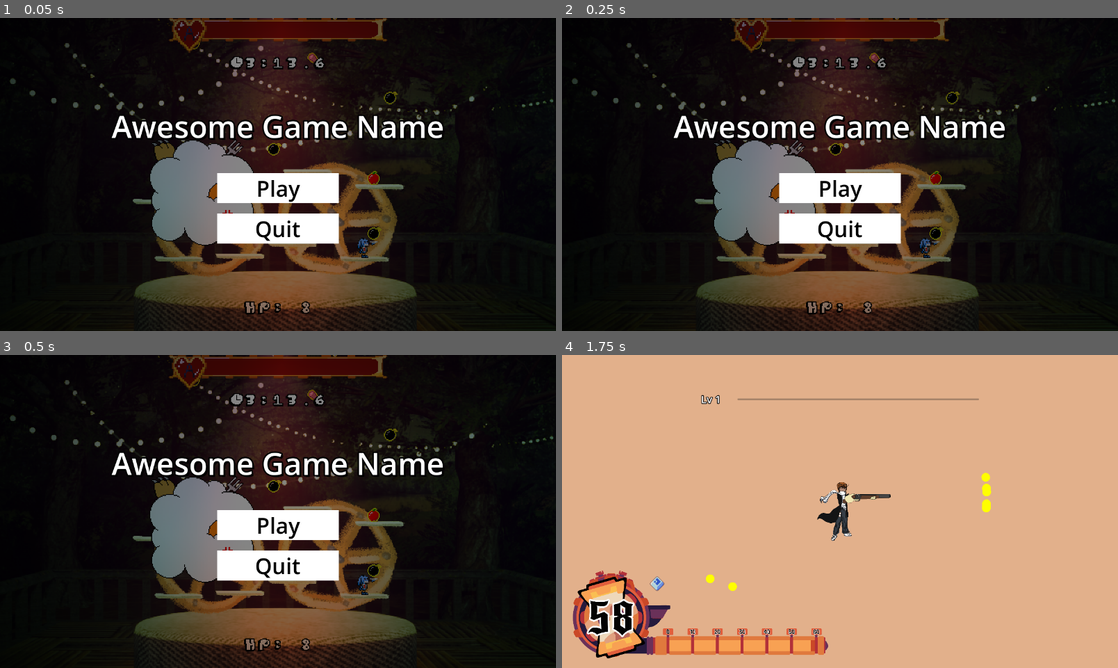
Above: before the commit, frames 1-4 (two rows, left to right).
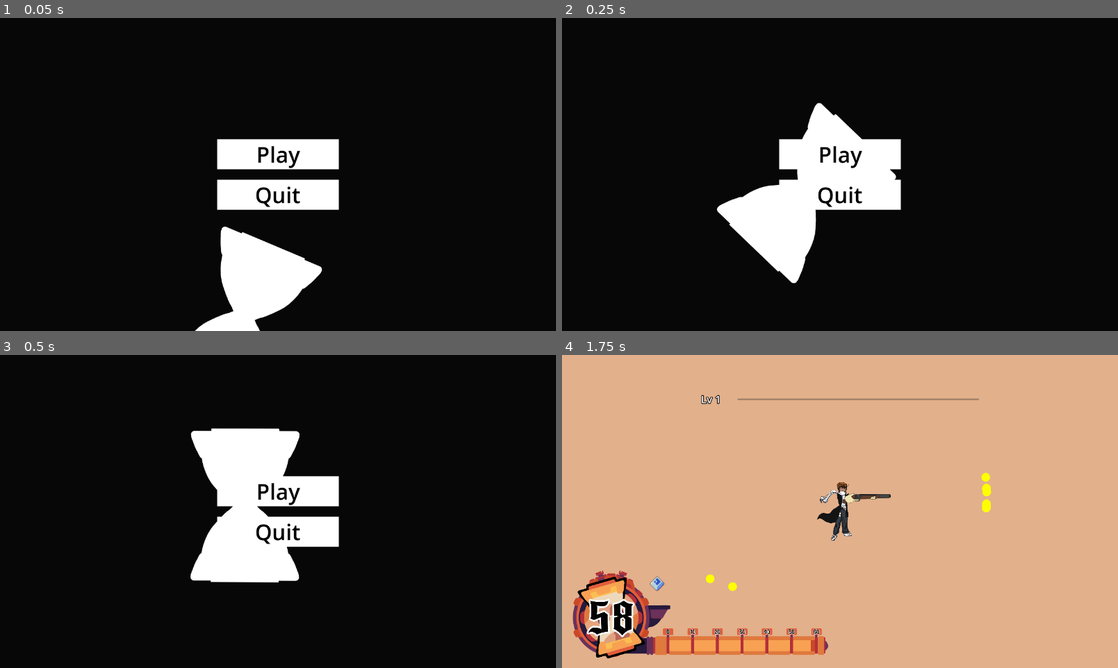
Above: after the commit, the same moments.

Repository: chiefpat450119/GMTK-2026
Game: Godot game, scene res://scenes/main.tscn
Two runs of this game, one before a commit and one after it. Both use one fixed random seed, a clock stepped at 60 frames per second and the inputs below. The engine's default icon, where the game draws it, is replaced by a stand-in: a white triangle on a blue panel in a dark square.
Inputs (mouse positions are in pixels of both pictures, inside the frame that each line leads up to):
- Up to frame 1 (0.05 s): no input
- Up to frame 2 (0.25 s): no input
- Up to frame 3 (0.5 s): no input
- Up to frame 4 (1.75 s): click "Play" at 0.5 s; tap Enter at 1.25 s; move the mouse to (962, 495) at 1.27 s; press the mouse at (962, 495) at 1.28 s; hold D (Right) from 1.28 s (still down)

The runs differ from the first frame. In frame 1, 31% of the frame differs, in the area x 1-100%, y 0-100%; in frame 2, 30%; in frame 3, 30%; in frame 4, nothing differs.

Commit message:
refactor: replace old_main_menu with new animated main_menu

Diff:
--- a/scenes/main.tscn
+++ b/scenes/main.tscn
@@ -3,7 +3,7 @@
 [ext_resource type="Script" uid="uid://ddg16nycojp2p" path="res://scenes/main.gd" id="1_o5qli"]
 [ext_resource type="Script" uid="uid://cupgmgr7x8a2b" path="res://scenes/upgrades/upgrade_manager.gd" id="2_upgmgr"]
 [ext_resource type="Resource" uid="uid://djt61kvxc6j0h" path="res://resources/upgrades/upgrade_pool.tres" id="3_pool"]
-[ext_resource type="PackedScene" uid="uid://bmainmenu0001" path="res://scenes/ui/main_menu.tscn" id="4_mainmenu"]
+[ext_resource type="PackedScene" uid="uid://cw8qy3r0uko47" path="res://scenes/main_menu/main_menu.tscn" id="4_mainmenu"]
 [ext_resource type="PackedScene" uid="uid://bpausemenu001" path="res://scenes/ui/pause_menu.tscn" id="5_pausemenu"]
 [ext_resource type="PackedScene" uid="uid://bgameover0001" path="res://scenes/ui/game_over_screen.tscn" id="6_gameover"]
 [ext_resource type="PackedScene" uid="uid://m3vhsbglajvm" path="res://scenes/ui/upgrade_ui.tscn" id="7_upgui"]
--- a/scenes/main_menu/main_menu.gd
+++ b/scenes/main_menu/main_menu.gd
@@ -1,4 +1,4 @@
-extends Control
+extends StateScreen
 
 @export var hourglass_white: Control
 @export var real_icon: Control
@@ -6,6 +6,8 @@
 @export var sand: Control
 @export var of: Control
 @export var time: Control
+@export var play_button: Button
+@export var quit_button: Button
 
 
 # The white silhouette enters alone: up from under the frame, unwinding a
@@ -37,7 +39,24 @@
 const DELAY_BEFORE_WORDS = 0.2
 
 
-func _ready():
+func _ready() -> void:
+	super()
+	play_button.pressed.connect(GameStateManager.start_run)
+	quit_button.pressed.connect(get_tree().quit)
+
+
+## Re-play the intro animation each time the menu comes up.
+func _on_shown() -> void:
+	# Snap to the animation-start state immediately, before any frame is
+	# rendered, so the finished layout is never visible. We don't need sizes
+	# for alpha/rotation — only position/scale math needs a layout pass.
+	hourglass_white.modulate.a = 1
+	hourglass_white.rotation_degrees = SPIN_DEGREES
+	real_icon.modulate.a = 0
+	for word in [sand, of, time]:
+		word.modulate.a = 0
+	# Now wait one frame so Control sizes are valid for the tween position math.
+	await get_tree().process_frame
 	start_anim()
 
 
--- a/scenes/main_menu/main_menu.tscn
+++ b/scenes/main_menu/main_menu.tscn
@@ -14,7 +14,17 @@
 font_color = Color(0, 0, 0, 1)
 outline_size = 24
 
-[node name="MainMenu" type="Control" unique_id=1728097420 node_paths=PackedStringArray("hourglass_white", "real_icon", "gear", "sand", "of", "time")]
+[sub_resource type="StyleBoxFlat" id="StyleBoxFlat_5seab"]
+bg_color = Color(1, 1, 1, 1)
+
+[sub_resource type="StyleBoxFlat" id="StyleBoxFlat_4xg86"]
+bg_color = Color(0.34407574, 0.34407577, 0.3440756, 1)
+
+[sub_resource type="StyleBoxFlat" id="StyleBoxFlat_thkx5"]
+bg_color = Color(0.8, 0.8, 0.8, 1)
+
+[node name="MainMenu" type="Control" unique_id=1728097420 node_paths=PackedStringArray("hourglass_white", "real_icon", "gear", "sand", "of", "time", "play_button", "quit_button")]
+visible = false
 layout_mode = 3
 anchors_preset = 15
 anchor_right = 1.0
@@ -28,6 +38,8 @@
 sand = NodePath("ColorRect/Sand")
 of = NodePath("ColorRect/Of")
 time = NodePath("ColorRect/Time")
+play_button = NodePath("MarginContainer/Buttons/PlayButton")
+quit_button = NodePath("MarginContainer/Buttons/QuitButton")
 
 [node name="ColorRect" type="ColorRect" parent="." unique_id=1525688302]
 layout_mode = 1
@@ -116,3 +128,40 @@
 label_settings = SubResource("LabelSettings_5seab")
 horizontal_alignment = 1
 vertical_alignment = 1
+
+[node name="MarginContainer" type="MarginContainer" parent="." unique_id=93433754]
+layout_mode = 1
+anchors_preset = 15
+anchor_right = 1.0
+anchor_bottom = 1.0
+grow_horizontal = 2
+grow_vertical = 2
+
+[node name="Buttons" type="VBoxContainer" parent="MarginContainer" unique_id=573013305]
+custom_minimum_size = Vector2(280, 0)
+layout_mode = 2
+size_flags_horizontal = 4
+size_flags_vertical = 4
+theme_override_constants/separation = 24
+
+[node name="PlayButton" type="Button" parent="MarginContainer/Buttons" unique_id=1032437129]
+layout_mode = 2
+theme_override_colors/font_color = Color(0, 0, 0, 1)
+theme_override_colors/font_pressed_color = Color(0, 0, 0, 1)
+theme_override_colors/font_hover_color = Color(0, 0, 0, 1)
+theme_override_font_sizes/font_size = 50
+theme_override_styles/normal = SubResource("StyleBoxFlat_5seab")
+theme_override_styles/pressed = SubResource("StyleBoxFlat_4xg86")
+theme_override_styles/hover = SubResource("StyleBoxFlat_thkx5")
+text = "Play"
+
+[node name="QuitButton" type="Button" parent="MarginContainer/Buttons" unique_id=1321001028]
+layout_mode = 2
+theme_override_colors/font_color = Color(0, 0, 0, 1)
+theme_override_colors/font_pressed_color = Color(0, 0, 0, 1)
+theme_override_colors/font_hover_color = Color(0, 0, 0, 1)
+theme_override_font_sizes/font_size = 50
+theme_override_styles/normal = SubResource("StyleBoxFlat_5seab")
+theme_override_styles/pressed = SubResource("StyleBoxFlat_4xg86")
+theme_override_styles/hover = SubResource("StyleBoxFlat_thkx5")
+text = "Quit"
--- a/scenes/ui/main_menu.gd
+++ /dev/null
@@ -1,16 +0,0 @@
-extends StateScreen
-## Title screen. Up while the game sits in MAIN_MENU, which is also the state it
-## boots into.
-
-@export var play_button: Button
-@export var quit_button: Button
-
-
-func _ready() -> void:
-	super()
-	play_button.pressed.connect(GameStateManager.start_run)
-	quit_button.pressed.connect(_on_quit_pressed)
-
-
-func _on_quit_pressed() -> void:
-	get_tree().quit()
--- a/scenes/ui/main_menu.tscn
+++ /dev/null
@@ -1,85 +0,0 @@
-[gd_scene format=3 uid="uid://bmainmenu0001"]
-
-[ext_resource type="Script" path="res://scenes/ui/main_menu.gd" id="1_menu"]
-[ext_resource type="Texture2D" uid="uid://b3auktx6lhwcf" path="res://assets/placeholder_background.png" id="2_bg"]
-
-[sub_resource type="StyleBoxFlat" id="StyleBoxFlat_normal"]
-bg_color = Color(1, 1, 1, 1)
-
-[sub_resource type="StyleBoxFlat" id="StyleBoxFlat_pressed"]
-bg_color = Color(0.34407574, 0.34407577, 0.3440756, 1)
-
-[sub_resource type="StyleBoxFlat" id="StyleBoxFlat_hover"]
-bg_color = Color(0.8, 0.8, 0.8, 1)
-
-[node name="MainMenu" type="Control" unique_id=1910000001 node_paths=PackedStringArray("play_button", "quit_button")]
-layout_mode = 3
-anchors_preset = 15
-anchor_right = 1.0
-anchor_bottom = 1.0
-grow_horizontal = 2
-grow_vertical = 2
-script = ExtResource("1_menu")
-play_button = NodePath("Layout/Buttons/PlayButton")
-quit_button = NodePath("Layout/Buttons/QuitButton")
-
-[node name="Background" type="TextureRect" parent="." unique_id=1910000002]
-modulate = Color(0.51718444, 0.5171845, 0.51718444, 1)
-layout_mode = 1
-anchors_preset = 15
-anchor_right = 1.0
-anchor_bottom = 1.0
-grow_horizontal = 2
-grow_vertical = 2
-texture = ExtResource("2_bg")
-expand_mode = 1
-
-[node name="Layout" type="VBoxContainer" parent="." unique_id=1910000003]
-layout_mode = 1
-anchors_preset = 15
-anchor_right = 1.0
-anchor_bottom = 1.0
-grow_horizontal = 2
-grow_vertical = 2
-theme_override_constants/separation = 60
-alignment = 1
-
-[node name="Title" type="Label" parent="Layout" unique_id=1910000004]
-layout_mode = 2
-theme_override_colors/font_color = Color(1, 1, 1, 1)
-theme_override_colors/font_shadow_color = Color(0, 0, 0, 1)
-theme_override_colors/font_outline_color = Color(0, 0, 0, 1)
-theme_override_constants/shadow_offset_x = 4
-theme_override_constants/shadow_offset_y = 4
-theme_override_constants/outline_size = 13
-theme_override_font_sizes/font_size = 70
-text = "Awesome Game Name"
-horizontal_alignment = 1
-
-[node name="Buttons" type="VBoxContainer" parent="Layout" unique_id=1910000005]
-custom_minimum_size = Vector2(280, 0)
-layout_mode = 2
-size_flags_horizontal = 4
-theme_override_constants/separation = 24
-
-[node name="PlayButton" type="Button" parent="Layout/Buttons" unique_id=1910000006]
-layout_mode = 2
-theme_override_colors/font_color = Color(0, 0, 0, 1)
-theme_override_colors/font_pressed_color = Color(0, 0, 0, 1)
-theme_override_colors/font_hover_color = Color(0, 0, 0, 1)
-theme_override_font_sizes/font_size = 50
-theme_override_styles/normal = SubResource("StyleBoxFlat_normal")
-theme_override_styles/pressed = SubResource("StyleBoxFlat_pressed")
-theme_override_styles/hover = SubResource("StyleBoxFlat_hover")
-text = "Play"
-
-[node name="QuitButton" type="Button" parent="Layout/Buttons" unique_id=1910000007]
-layout_mode = 2
-theme_override_colors/font_color = Color(0, 0, 0, 1)
-theme_override_colors/font_pressed_color = Color(0, 0, 0, 1)
-theme_override_colors/font_hover_color = Color(0, 0, 0, 1)
-theme_override_font_sizes/font_size = 50
-theme_override_styles/normal = SubResource("StyleBoxFlat_normal")
-theme_override_styles/pressed = SubResource("StyleBoxFlat_pressed")
-theme_override_styles/hover = SubResource("StyleBoxFlat_hover")
-text = "Quit"
Not shown, removed: scenes/ui/main_menu.gd.uid
